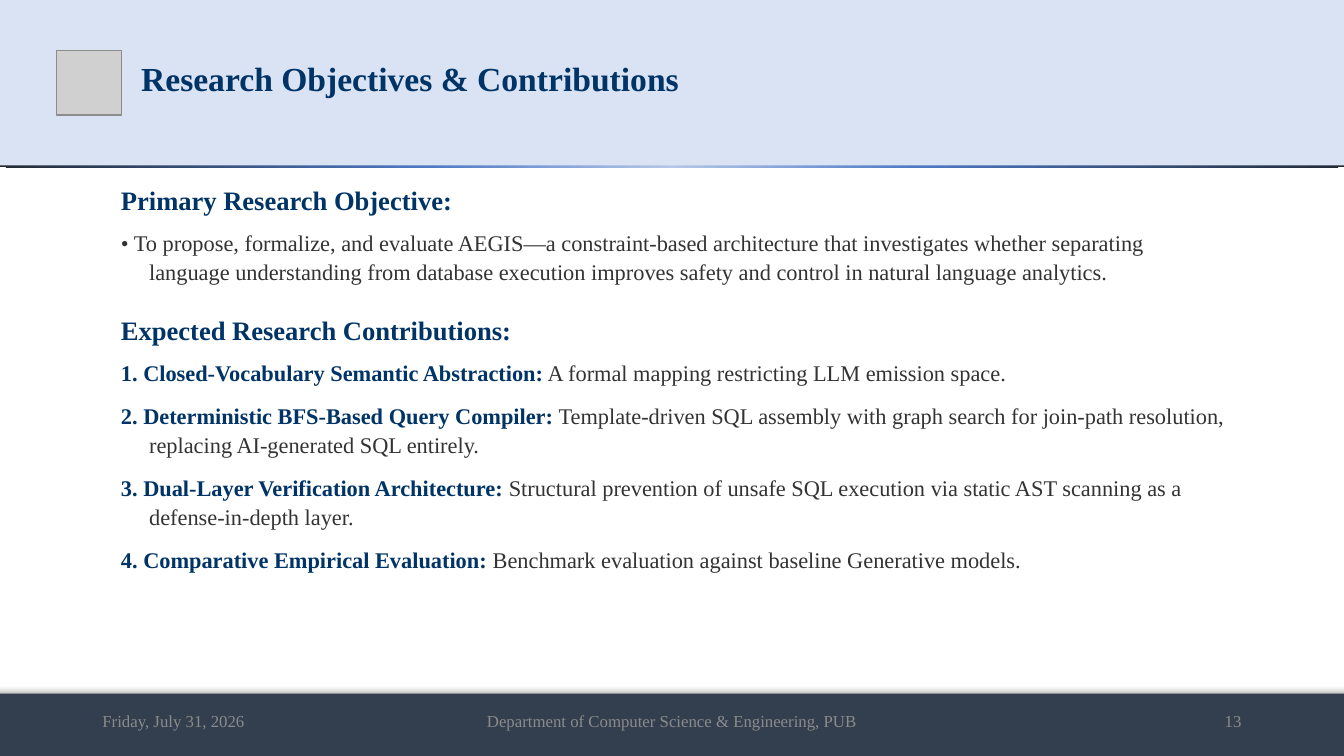
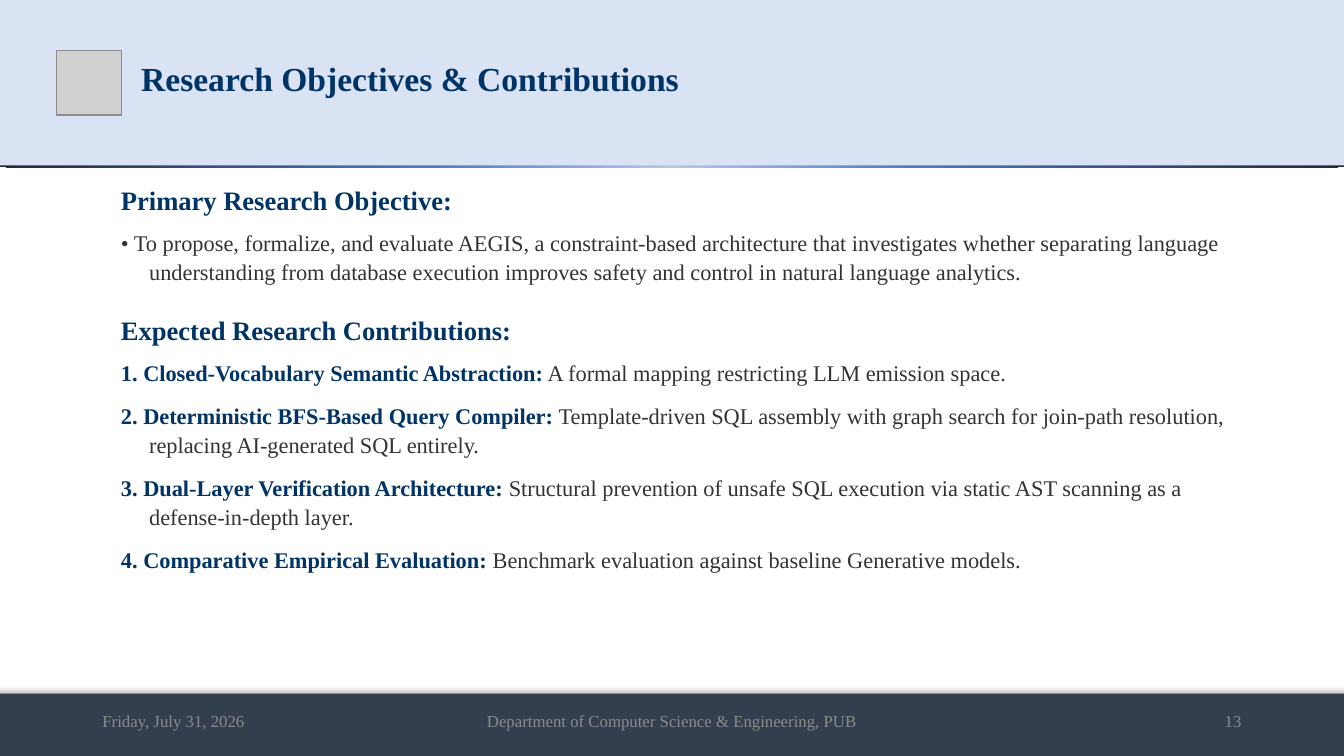
Before and after one commit to md-riaz/AEGIS-Research, a slide deck: slide 13 of docs/scripts/Md_Riaz_Mid_Defense_Final_0322310105101024.pptx. Drawn at 1344x756 pixels with LibreOffice and Linux fonts; fonts in the diff are those of the drawing; grey boxes stand for pictures. Boxes give left, top, right and bottom in pixels: in the first picture for what was removed or moved away, otherwise in the second. Text is boxed around its words. In the diff, an @@ line names an element or a change of style, - is before the commit and + after.

```diff
--- a/docs/scripts/Md_Riaz_Mid_Defense_Final_0322310105101024.pptx
+++ b/docs/scripts/Md_Riaz_Mid_Defense_Final_0322310105101024.pptx
@@ text at <box>134,235,1219,285</box>: text changed @@
-• To propose, formalize, and evaluate AEGIS—a constraint-based architecture that investigates whether separating language understanding from database execution improves safety and control in natural language analytics.
+• To propose, formalize, and evaluate AEGIS, a constraint-based architecture that investigates whether separating language understanding from database execution improves safety and control in natural language analytics.
```
Also in this commit, not shown: 21 other slides changed, 1 slide removed, 1 other file.
